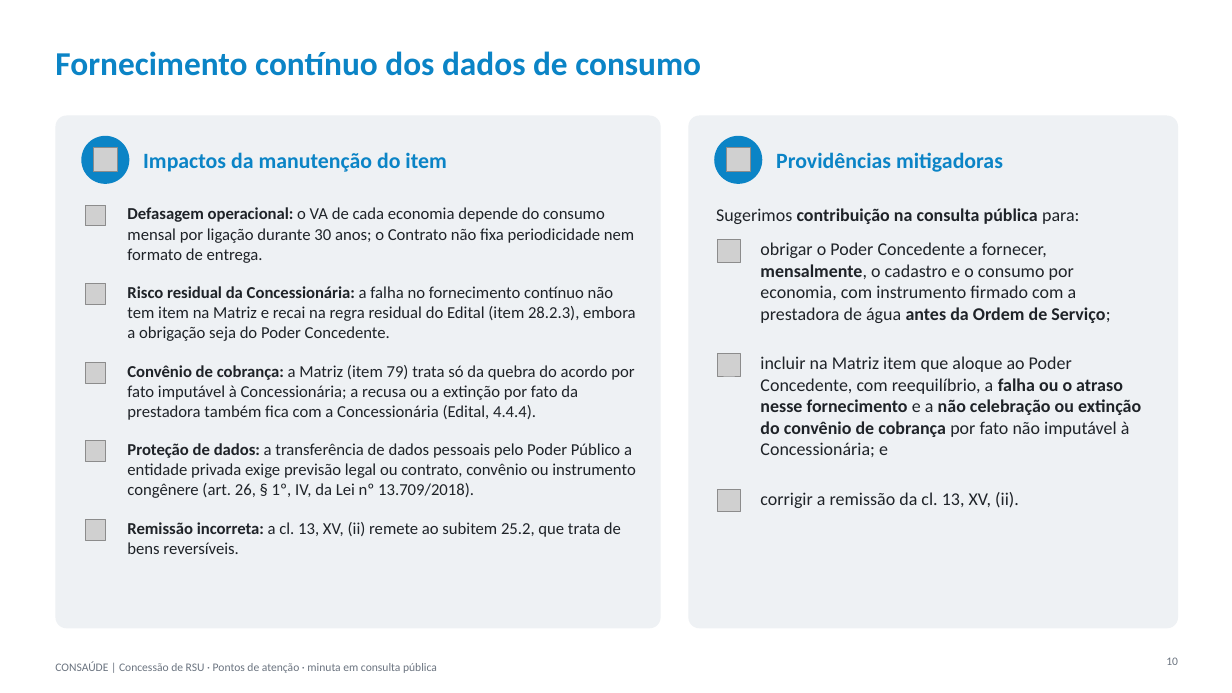
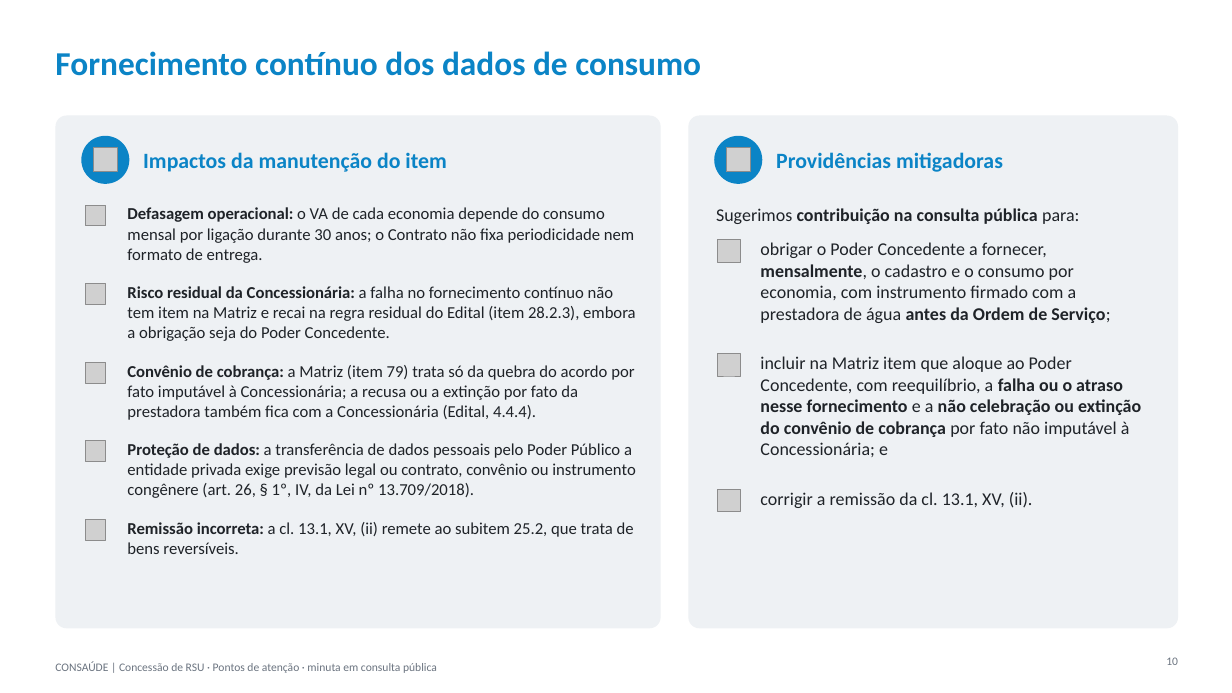
Before and after one commit to matheusdagostino-cyber/Solvi, a slide deck: slide 10 of concessoes/consaude-conc-2026/output/pontos-de-atencao-2026-10-08.pptx. Drawn at 1232x693 pixels with LibreOffice and Linux fonts; fonts in the diff are those of the drawing; grey boxes stand for pictures. Boxes give left, top, right and bottom in pixels: in the first picture for what was removed or moved away, otherwise in the second. Text is boxed around its words. In the diff, an @@ line names an element or a change of style, - is before the commit and + after.

```diff
--- a/concessoes/consaude-conc-2026/output/pontos-de-atencao-2026-10-08.pptx
+++ b/concessoes/consaude-conc-2026/output/pontos-de-atencao-2026-10-08.pptx
@@ text at box(760, 492, 1033, 508): text changed @@
-corrigir a remissão da cl. 13, XV, (ii).
+corrigir a remissão da cl. 13.1, XV, (ii).
@@ text at box(127, 522, 634, 554): text changed @@
-Remissão incorreta: a cl. 13, XV, (ii) remete ao subitem 25.2, que trata de bens reversíveis.
+Remissão incorreta: a cl. 13.1, XV, (ii) remete ao subitem 25.2, que trata de bens reversíveis.
```
Also in this commit, not shown: 2 other slides changed, 2 other files.
